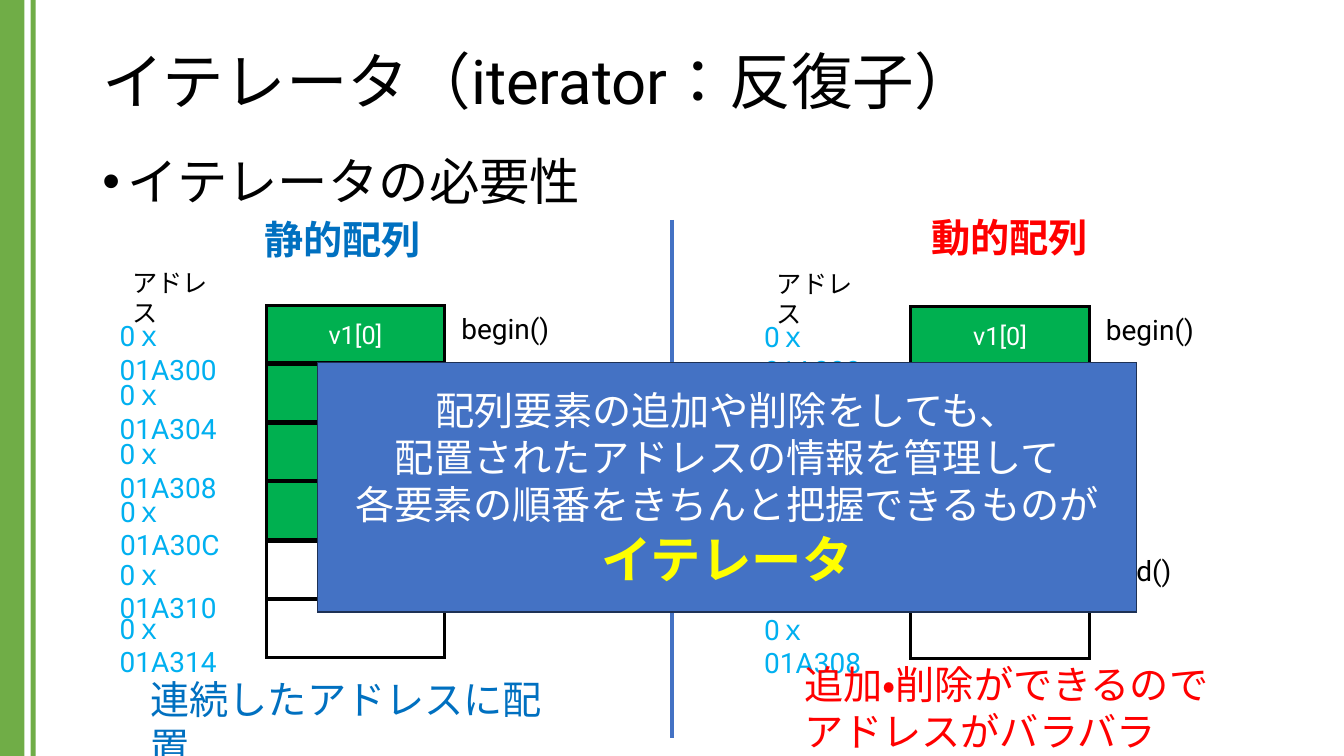
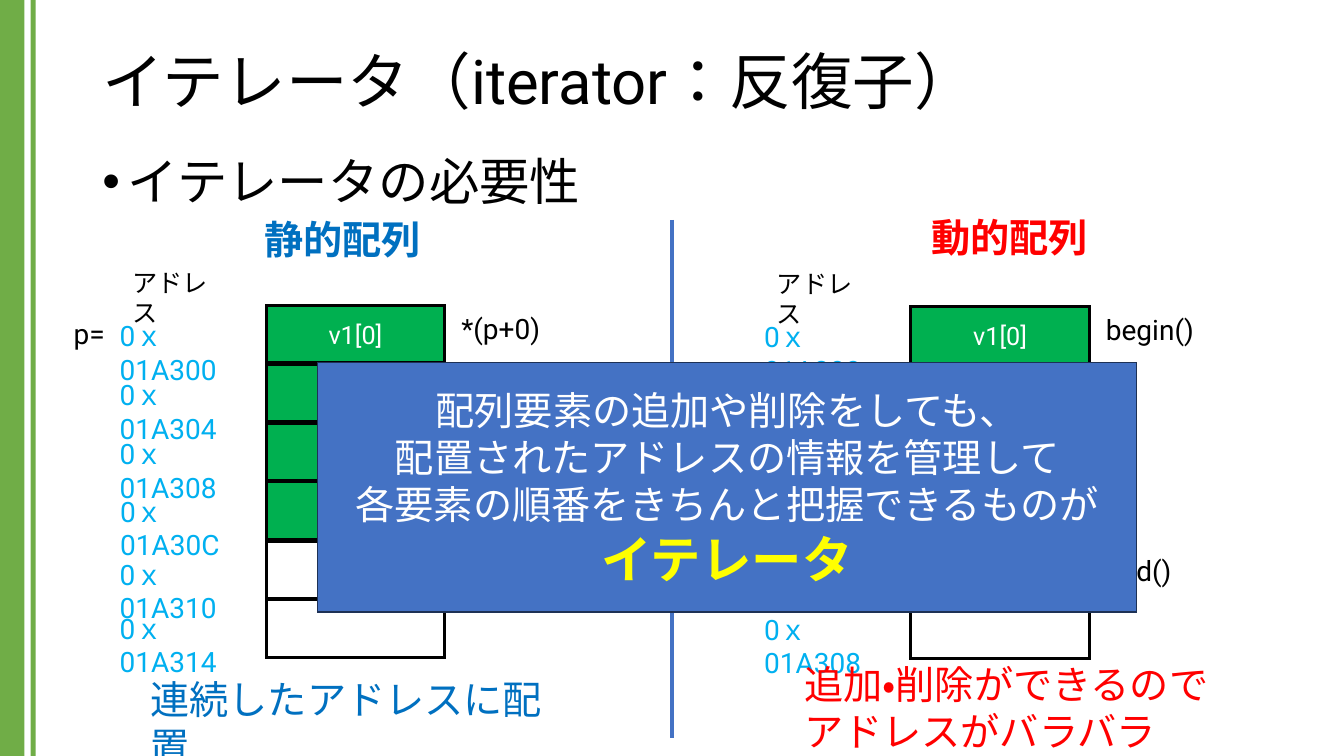
Before and after one commit to kic-murata/cpp2024, a slide deck: slide 23 of 授業資料/講義資料：Vectorクラス.pptx. Drawn at 1344x756 pixels with LibreOffice and Linux fonts; fonts in the diff are those of the drawing. Boxes give left, top, right and bottom in pixels: in the first picture for what was removed or moved away, otherwise in the second. Text is boxed around its words. In the diff, an @@ line names an element or a change of style, - is before the commit and + after.

```diff
--- a/授業資料/講義資料：Vectorクラス.pptx
+++ b/授業資料/講義資料：Vectorクラス.pptx
@@ text added at [74, 329, 105, 350], 20 pt, text #000000 @@
+p=
@@ text at [461, 316, 540, 346]: text changed @@
-begin()
+*(p+0)
```
Also in this commit, not shown: 1 other slide changed.
